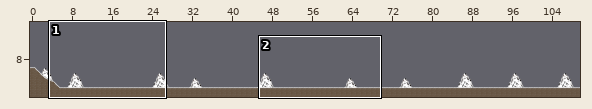
Tiled map: Content/LevelDesignThree.tmx. Above, an overview of the earlier version with the close-up marked.
Close-up. As it was:
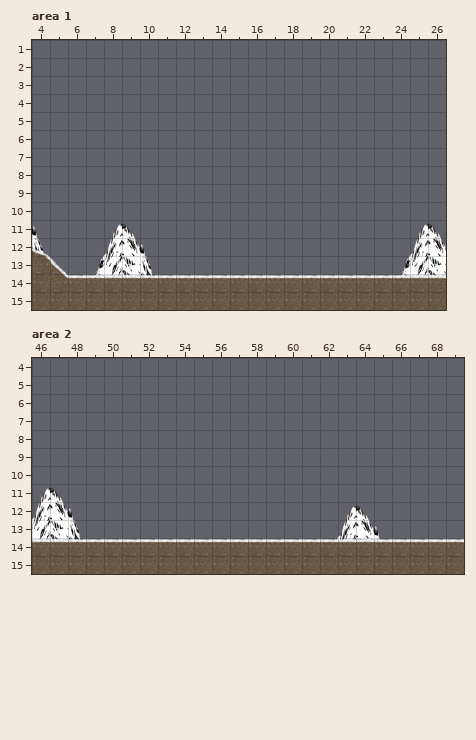
Cells are 64x64 px. Shown: area 1 x 4..26, y 1..15; area 2 x 46..69, y 4..15. The commit also changed other parts of the map, which this record leaves out.
Once edited:
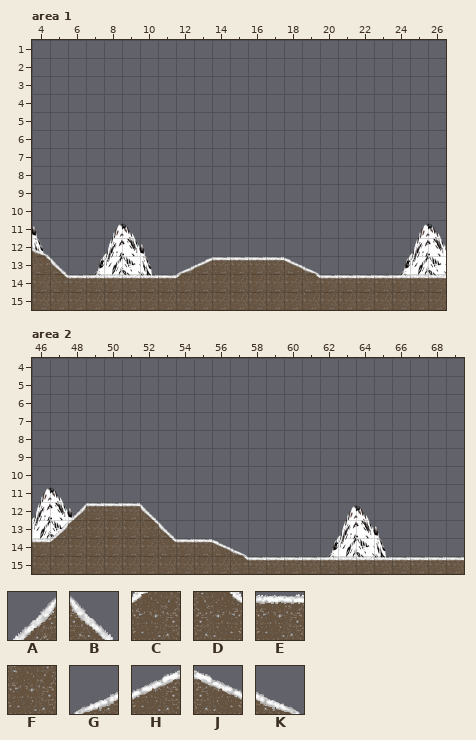
Key: from "tilesheet": A 3, B 4, C 9, D 10, E 11, F 12, G 19, H 20, J 21, K 22.
_ is an empty cell, . an unchanged one.
Change:
--- layer "Tile FG", area 1
@@ x 12..19 @@
-13 ________
-14 EEEEEEEE
+13 GHEEEEJK
+14 CFFFFFFD
--- layer "Tile FG", area 2
@@ x 47..69 @@
-12 ._____.................
-13 _______................
-14 EEEEEEE..EEEEEEEEEEEEEE
-15 ..........FFFFFFFFFFFFF
+12 .AEEEB.................
+13 ACFFFDB................
+14 CFFFFFD..JK____________
+15 ..........DEEEEEEEEEEEE
